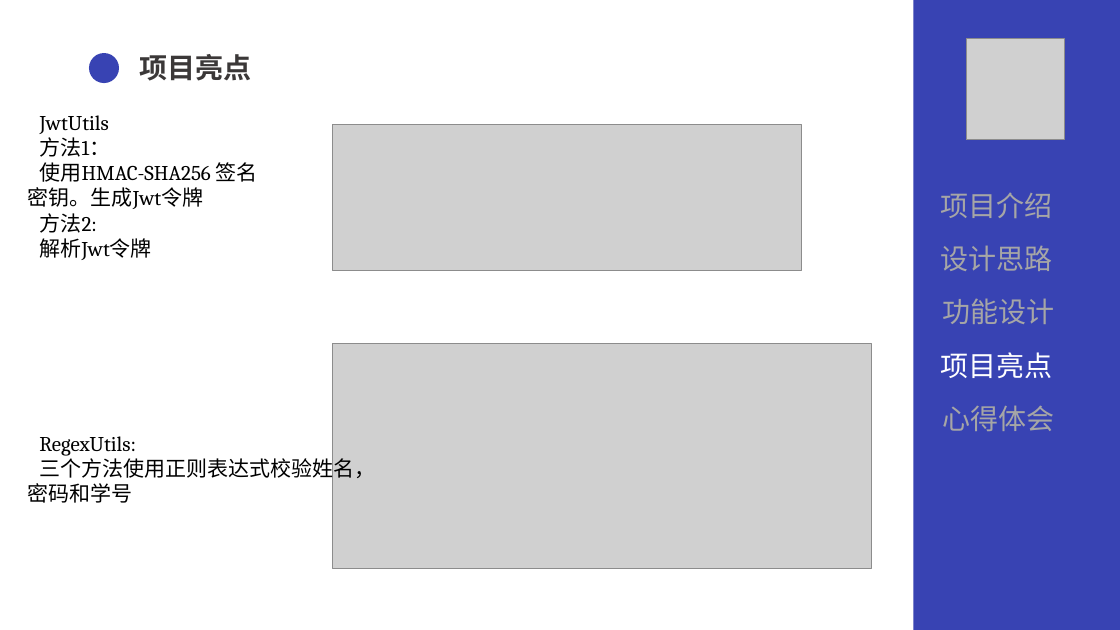
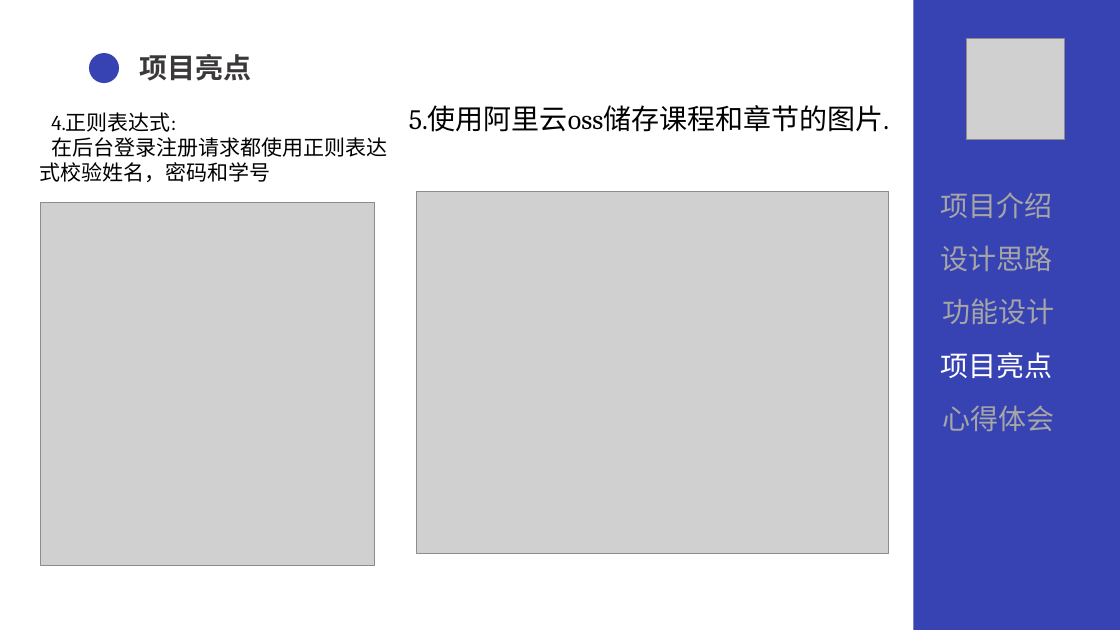
Before and after one commit to Yan18675524202/yqy_qg_2, a slide deck: slide 17 of ppt.pptx (slide 16 before the commit). Drawn at 1120x630 pixels with LibreOffice and Linux fonts; fonts in the diff are those of the drawing; grey boxes stand for pictures. Boxes give left, top, right and bottom in pixels: in the first picture for what was removed or moved away, otherwise in the second. Text is boxed around its words. In the diff, an @@ line names an element or a change of style, - is before the commit and + after.

```diff
--- a/ppt.pptx
+++ b/ppt.pptx
@@ text removed at bbox=[28, 115, 258, 260] @@
-JwtUtils
-方法1：
-使用HMAC-SHA256 签名密钥。生成Jwt令牌
-方法2:
-解析Jwt令牌
@@ text at bbox=[40, 112, 387, 182]: text changed @@
-RegexUtils:
-三个方法使用正则表达式校验姓名，密码和学号
+4.正则表达式:
+在后台登录注册请求都使用正则表达式校验姓名，密码和学号
@@ text added at bbox=[409, 105, 889, 132], 24 pt, text #000000 @@
+5.使用阿里云oss储存课程和章节的图片.
@@ picture removed at bbox=[333, 125, 802, 271] @@
@@ picture added at bbox=[41, 202, 376, 565] @@
@@ picture added at bbox=[416, 191, 888, 553] @@
@@ picture removed at bbox=[333, 344, 871, 568] @@
```
Also in this commit, not shown: 8 other slides changed, 5 slides removed, 2 other files.
